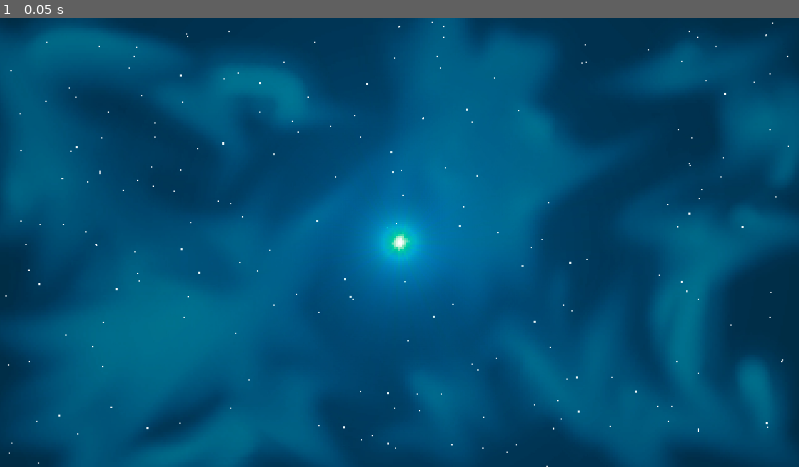
Above: before the commit, frame 1.
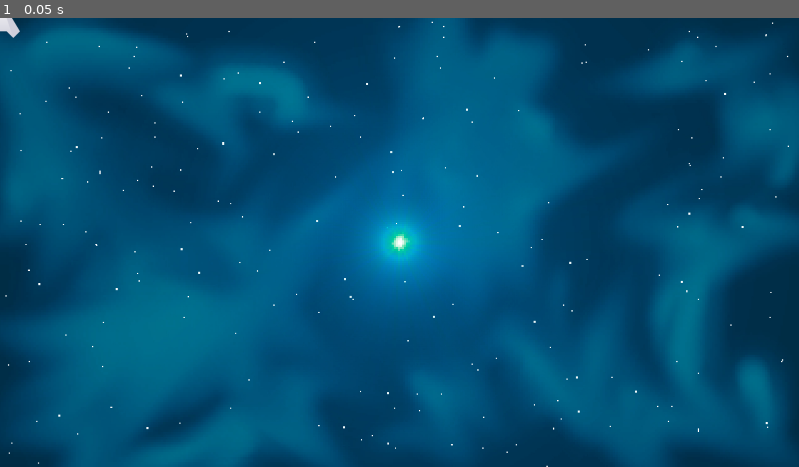
Above: after the commit, the same moment.

Repository: freddydumont/gd-asteroids
Game: Godot game, scene res://game.tscn
The game is run twice, just before and just after one commit, with the same random seed, the same clock (stepped at 60 frames per second) and the same inputs.
Inputs:
- Up to frame 1 (0.05 s): no input

The runs differ from the first frame. In frame 1, less than 0.1% of the frame differs, in the area x 0-3%, y 0-5%.

Commit message:
Setup player scene

Diff:
--- a/game.tscn
+++ b/game.tscn
@@ -1,6 +1,7 @@
-[gd_scene load_steps=2 format=3 uid="uid://ciau5jq4j2y88"]
+[gd_scene load_steps=3 format=3 uid="uid://ciau5jq4j2y88"]
 
 [ext_resource type="Texture2D" uid="uid://ckxbg2ajjexda" path="res://assets/Wallpaper2d.jpg" id="1_1rubd"]
+[ext_resource type="PackedScene" uid="uid://bmhl4tjaesyu3" path="res://player.tscn" id="2_we304"]
 
 [node name="Game" type="Node2D"]
 
@@ -20,3 +21,5 @@
 grow_horizontal = 2
 grow_vertical = 2
 texture = ExtResource("1_1rubd")
+
+[node name="Player" parent="." instance=ExtResource("2_we304")]
--- /dev/null
+++ b/player.tscn
@@ -0,0 +1,17 @@
+[gd_scene load_steps=3 format=3 uid="uid://bmhl4tjaesyu3"]
+
+[ext_resource type="Texture2D" uid="uid://corpfq0dn5auc" path="res://assets/simpleSpace_tilesheet.png" id="1_ukqy0"]
+
+[sub_resource type="AtlasTexture" id="AtlasTexture_702qv"]
+atlas = ExtResource("1_ukqy0")
+region = Rect2(784, 16, 96, 96)
+
+[node name="Player" type="CharacterBody2D"]
+motion_mode = 1
+
+[node name="Sprite2D" type="Sprite2D" parent="."]
+texture = SubResource("AtlasTexture_702qv")
+
+[node name="CollisionPolygon2D" type="CollisionPolygon2D" parent="."]
+build_mode = 1
+polygon = PackedVector2Array(0, -48, -48, 32, -32, 48, -16, 32, 16, 32, 32, 48, 48, 32)
Binary file added: assets/simpleSpace_tilesheet.png
Not shown, added: assets/simpleSpace_tilesheet.png.import
